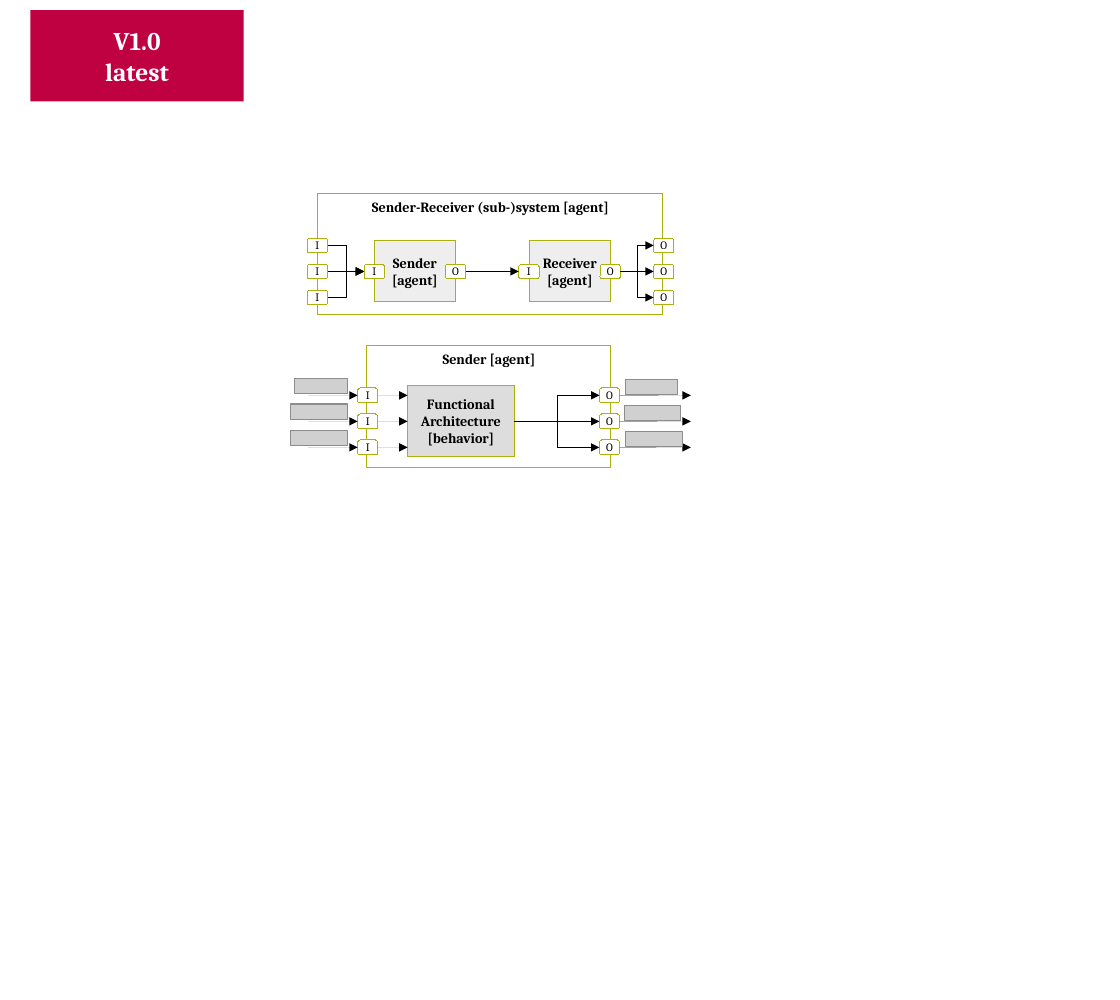
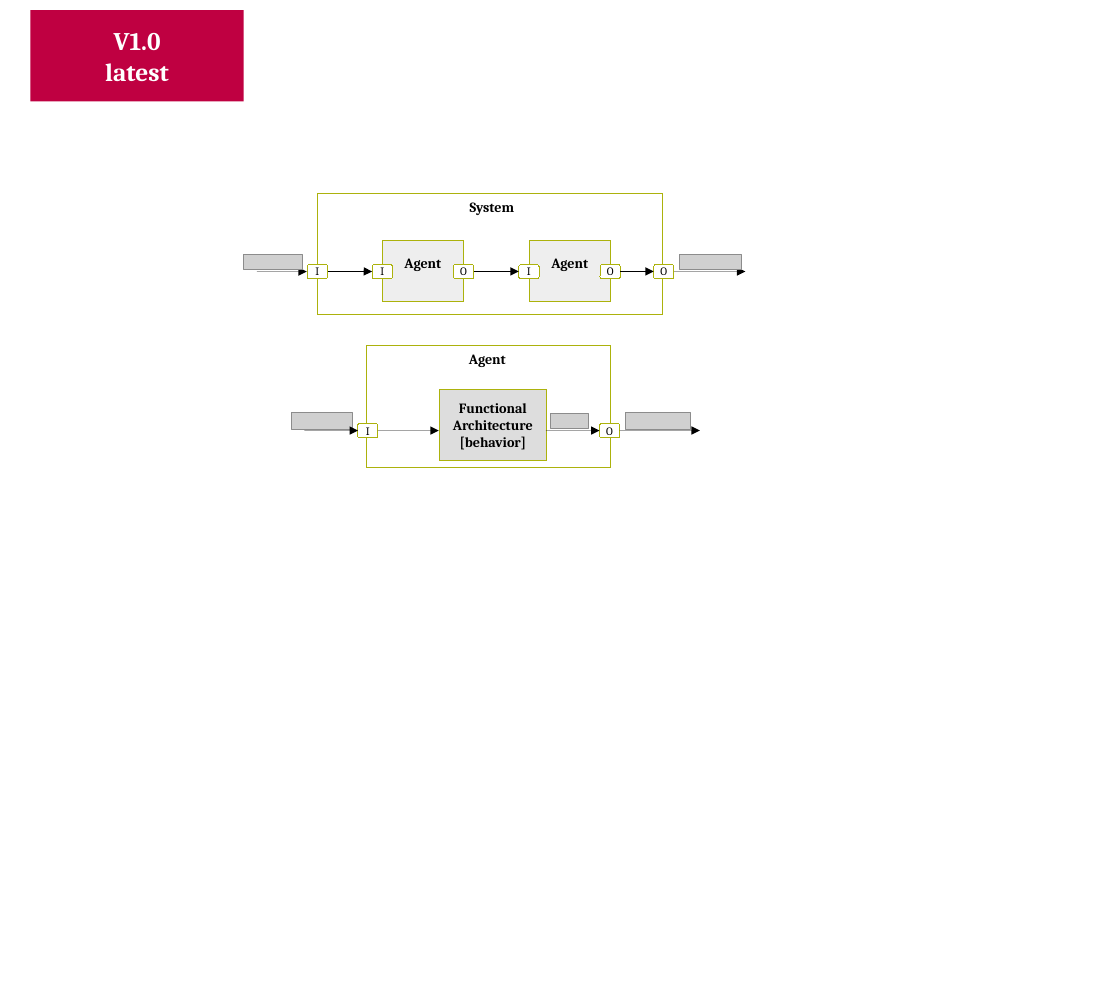
Before and after one commit to v-research/cybersecurity, a slide deck: slide 21 of images/v-research_images_v1.0.odp (slide 20 before the commit). Drawn at 1120x1000 pixels with LibreOffice and Linux fonts; fonts in the diff are those of the drawing; grey boxes stand for pictures; background and template pictures are left out. Boxes give left, top, right and bottom in pixels: in the first picture for what was removed or moved away, otherwise in the second. Text is boxed around its words. In the diff, an @@ line names an element or a change of style, - is before the commit and + after.

```diff
--- a/images/v-research_images_v1.0.odp
+++ b/images/v-research_images_v1.0.odp
@@ text in rectangle at [470, 202, 514, 215]: text changed @@
-Sender-Receiver (sub-)system [agent]
+System
@@ rounded rectangle removed at [308, 238, 328, 253] @@
-I
@@ rounded rectangle removed at [654, 238, 674, 253] @@
-O
@@ picture: place and size @@
-picture at [295, 378, 348, 393]
+picture at [244, 255, 302, 270]
@@ elbow arrow removed from (327, 246) to (364, 271) @@
@@ 2 rounded rectangles, 1 rectangle: place and size @@
-2 rounded rectangles, 1 rectangle at [364, 241, 465, 302]
+2 rounded rectangles, 1 rectangle at [372, 241, 474, 302]
@@ text in rectangle at [404, 258, 441, 271]: text changed @@
-Sender
-[agent]
+Agent
@@ text in rectangle at [551, 258, 588, 271]: text changed @@
-Receiver
-[agent]
+Agent
@@ elbow arrow removed from (621, 271) to (655, 246) @@
@@ picture: place and size @@
-picture at [625, 380, 678, 395]
+picture at [680, 255, 741, 270]
@@ arrow moved from (308, 395) - (358, 395) to (257, 271) - (307, 271) @@
@@ rounded rectangle removed at [308, 290, 328, 305] @@
-I
@@ elbow arrow moved from (327, 271) - (364, 271) to (327, 271) - (372, 271) @@
@@ elbow arrow removed from (327, 298) to (364, 271) @@
@@ elbow arrow moved from (465, 271) - (519, 271) to (474, 271) - (519, 271) @@
@@ elbow arrow removed from (621, 271) to (655, 298) @@
@@ rounded rectangle removed at [654, 290, 674, 305] @@
-O
@@ arrow moved from (620, 395) - (691, 395) to (675, 271) - (746, 271) @@
@@ text in rectangle at [469, 354, 506, 367]: text changed @@
-Sender [agent]
+Agent
@@ picture: place and size @@
-picture at [291, 405, 348, 420]
+picture at [292, 413, 353, 429]
@@ rectangle "Functional Architecture": place and size @@
-rectangle "Functional Architecture" at [408, 386, 514, 457]
+rectangle "Functional Architecture" at [440, 390, 547, 461]
@@ picture: place and size @@
-picture at [625, 432, 682, 446]
+picture at [551, 414, 588, 429]
@@ picture: place and size @@
-picture at [625, 406, 681, 421]
+picture at [626, 413, 691, 429]
@@ arrow moved from (308, 422) - (358, 422) to (304, 431) - (358, 431) @@
@@ rounded rectangle "I": place and size @@
-rounded rectangle "I" at [358, 414, 378, 429]
+rounded rectangle "I" at [358, 423, 378, 438]
@@ arrow moved from (308, 447) - (358, 447) to (378, 431) - (439, 431) @@
@@ group removed at [291, 388, 620, 455]: 4 rounded rectangles, 3 arrows, 3 elbow arrows, 1 picture @@
-I
-I
-O
-O
@@ arrow moved from (620, 447) - (691, 447) to (546, 431) - (600, 431) @@
@@ rounded rectangle "O": place and size @@
-rounded rectangle "O" at [600, 414, 620, 429]
+rounded rectangle "O" at [600, 423, 620, 438]
@@ arrow moved from (620, 422) - (691, 422) to (620, 431) - (700, 431) @@
```
Also in this commit, not shown: 1 other slide changed, 3 slides added, 1 slide removed, 3 other files.
